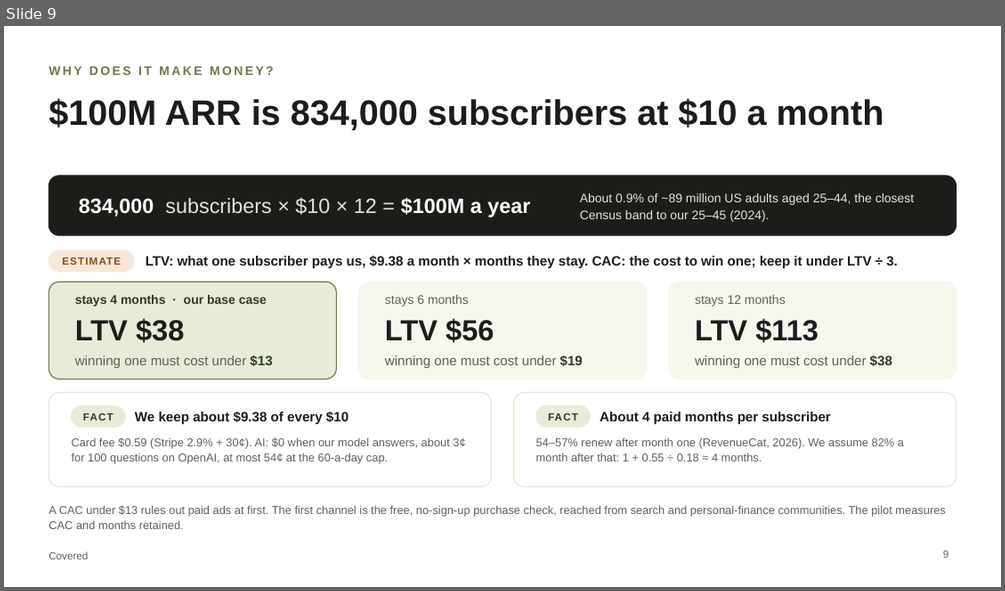
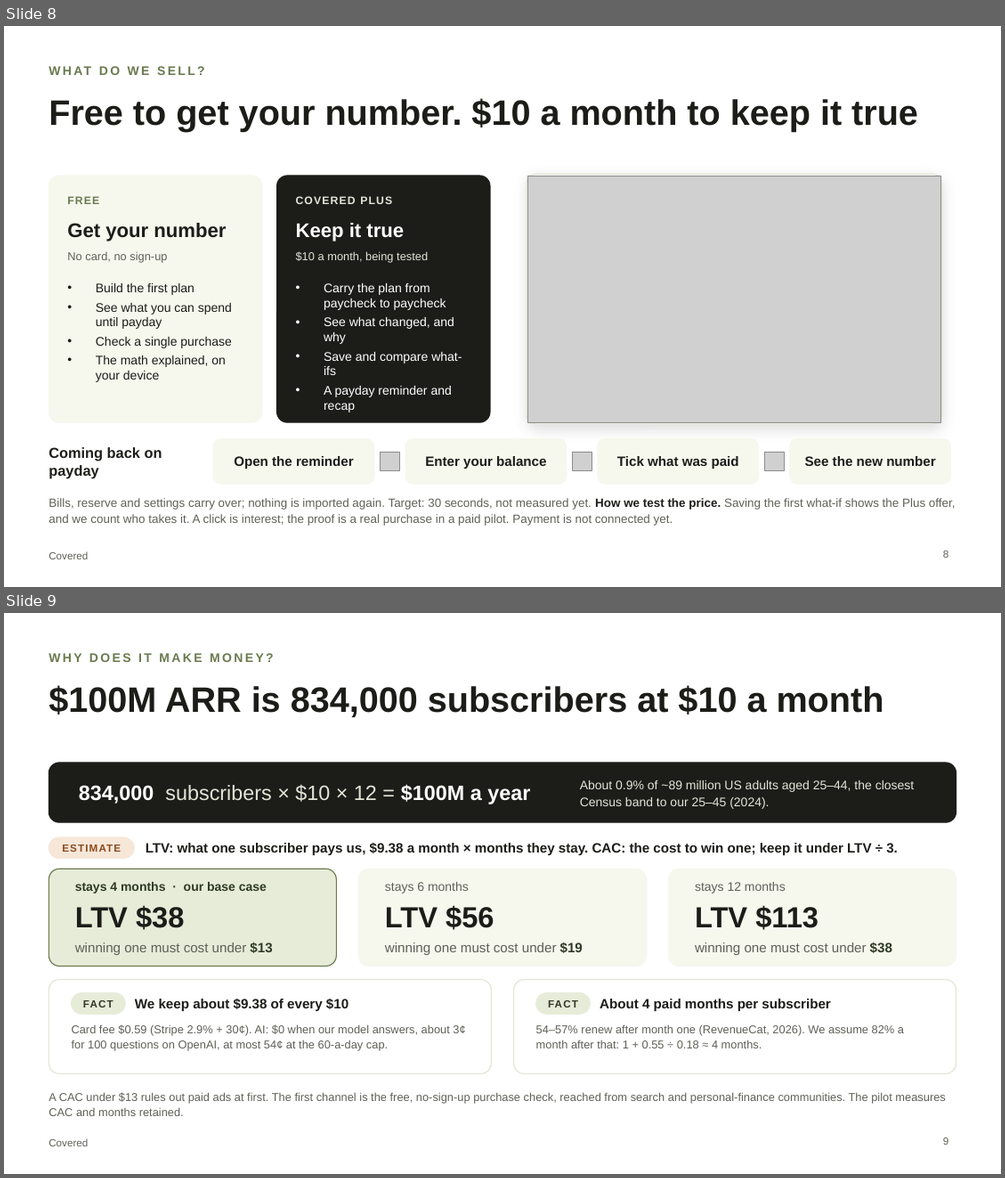
Before and after one commit to chinusoid/FractureTeam, a slide deck: pitch/covered-pitch.pptx. Shown one above the other, each under a label of ours: slide 9 before the commit, slides 8 and 9 after it. The pictures are 1005x591 and 1005x1178 pixels, drawn with LibreOffice and Linux fonts; fonts in the diff are those of the drawing; grey boxes stand for pictures. Boxes give left, top, right and bottom in pixels: in the first picture for what was removed or moved away, otherwise in the second. Text is boxed around its words. In the diff, an @@ line names an element or a change of style, - is before the commit and + after.

```diff
--- a/pitch/covered-pitch.pptx
+++ b/pitch/covered-pitch.pptx
@@ slide 8 added at box(4, 26, 1001, 587), background #FFFFFF; not listed: 1 template element that a slide beside it also shows @@
@@ text added at box(48, 63, 647, 86), 12 pt, text #6B7A4F, bold @@
+WHAT DO WE SELL?
@@ title added at box(48, 98, 918, 132), 34 pt, text #1C1C19, bold @@
+Free to get your number. $10 a month to keep it true
@@ rounded rectangle added at box(48, 176, 262, 422), fill #F6F7ED, outline #F6F7ED 1 pt @@
@@ rounded rectangle added at box(277, 176, 490, 422), fill #1C1C19, outline #1C1C19 1 pt @@
@@ rounded rectangle added at box(526, 174, 942, 424), fill #FFFFFF, outline #E3E5D6 1 pt @@
@@ picture added at box(528, 176, 941, 422) @@
@@ text added at box(67, 196, 99, 204), 10.5 pt, text #6B7A4F, bold @@
+FREE
@@ text added at box(296, 196, 392, 204), 10.5 pt, text #E3E5D6, bold @@
+COVERED PLUS
@@ text added at box(67, 223, 226, 241), 19 pt, text #1C1C19, bold @@
+Get your number
@@ text added at box(296, 223, 404, 241), 19 pt, text #FFFFFF, bold @@
+Keep it true
@@ text added at box(67, 252, 167, 262), 11 pt, text #5F6058 @@
+No card, no sign-up
@@ text added at box(296, 251, 428, 262), 11 pt, text #E3E5D6 @@
+$10 a month, being tested
@@ text added at box(96, 283, 232, 382), 12 pt, text #1C1C19 @@
+• Build the first plan
+• See what you can spend until payday
+• Check a single purchase
+• The math explained, on your device
@@ text added at box(324, 283, 461, 412), 12 pt, text #FFFFFF @@
+• Carry the plan from paycheck to paycheck
+• See what changed, and why
+• Save and compare what-ifs
+• A payday reminder and recap
@@ text added at box(48, 447, 162, 478), 14 pt, text #1C1C19, bold @@
+Coming back on payday
@@ rounded rectangle added at box(213, 439, 374, 483), fill #F6F7ED, outline #F6F7ED 1 pt @@
@@ picture added at box(380, 451, 399, 471) @@
@@ rounded rectangle added at box(405, 439, 566, 483), fill #F6F7ED, outline #F6F7ED 1 pt @@
@@ picture added at box(573, 451, 591, 471) @@
@@ rounded rectangle added at box(598, 439, 759, 483), fill #F6F7ED, outline #F6F7ED 1 pt @@
@@ picture added at box(764, 451, 784, 471) @@
@@ rounded rectangle added at box(790, 439, 951, 483), fill #F6F7ED, outline #F6F7ED 1 pt @@
@@ text added at box(234, 456, 354, 468), 13 pt, text #1C1C19, bold @@
+Open the reminder
@@ text added at box(425, 456, 546, 468), 13 pt, text #1C1C19, bold @@
+Enter your balance
@@ text added at box(617, 456, 739, 468), 13 pt, text #1C1C19, bold @@
+Tick what was paid
@@ text added at box(805, 456, 935, 466), 13 pt, text #1C1C19, bold @@
+See the new number
@@ text added at box(48, 498, 955, 525), 11.5 pt, text #5F6058 @@
+Bills, reserve and settings carry over; nothing is imported again. Target: 30 seconds, not measured yet. How we test the price. Saving the first what-if shows the Plus offer, and we count who takes it. A click is interest; the proof is a real purchase in a paid pilot. Payment is not connected yet.
@@ page number added at box(943, 550, 948, 557), 10 pt, text #5F6058 @@
+8
```
Also in this commit, not shown: 5 slides changed, 1 slide removed, 9 other files.
